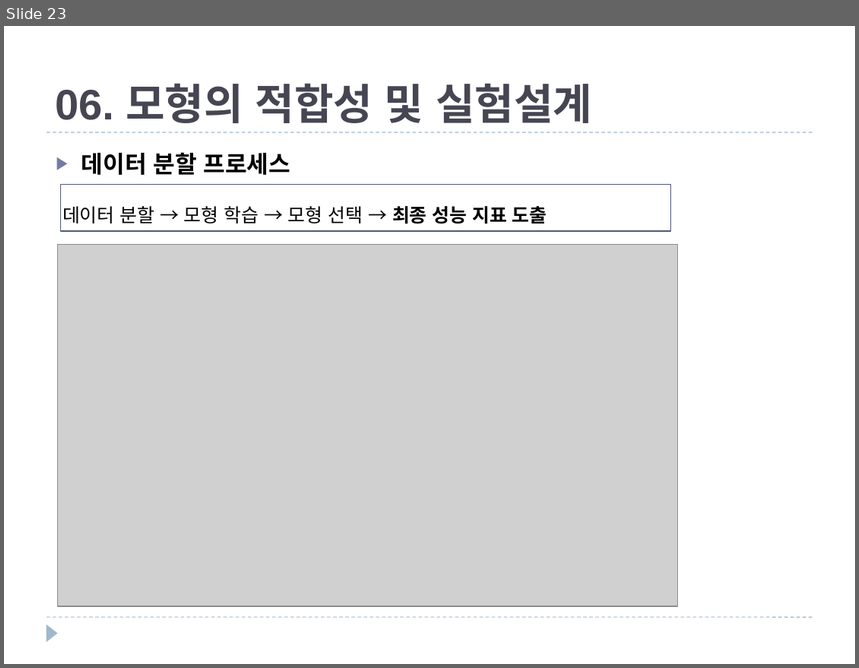
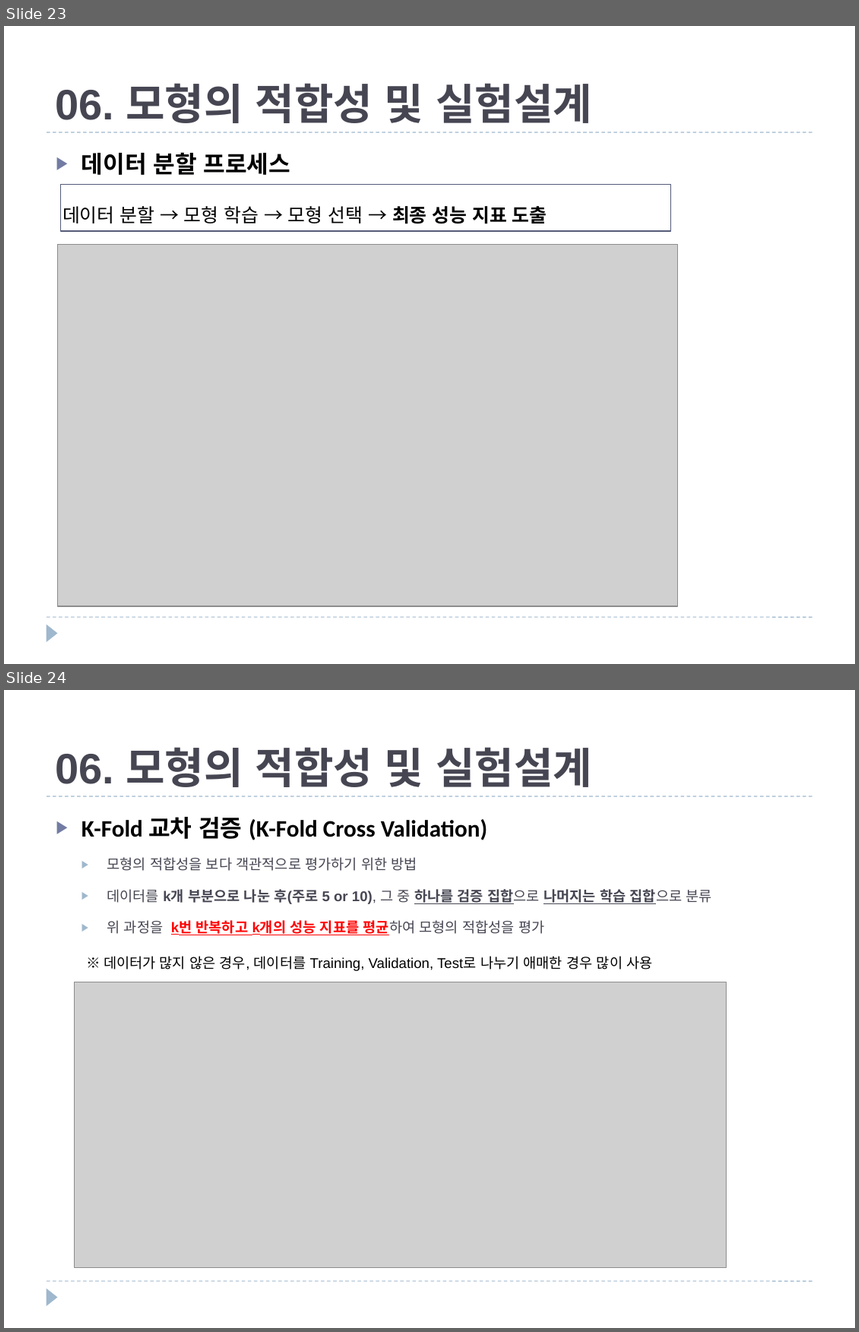
Before and after one commit to JXXA/JXXAGit, a slide deck: Machine Learning 개념과 종류.pptx. Shown one above the other, each under a label of ours: slide 23 before the commit, slides 23 and 24 after it. The pictures are 859x668 and 859x1332 pixels, drawn with LibreOffice and Linux fonts; fonts in the diff are those of the drawing; grey boxes stand for pictures. Boxes give left, top, right and bottom in pixels: in the first picture for what was removed or moved away, otherwise in the second. Text is boxed around its words. In the diff, an @@ line names an element or a change of style, - is before the commit and + after.

Commit message:
Update Machine Learning 개념과 종류.pptx
2020.10.23 데이터분석 전처리/실험설계 내용 정리

```diff
--- a/Machine Learning 개념과 종류.pptx
+++ b/Machine Learning 개념과 종류.pptx
@@ slide 24 added at (4, 690, 855, 1328), background #FFFFFF; not listed: 3 template elements that a slide beside it also shows @@
@@ title added at (55, 747, 592, 787), 36 pt, text #464653, bold @@
+06. 모형의 적합성 및 실험설계
@@ text added at (82, 817, 712, 936), 12 pt, text #464653, bold @@
+▶ K-Fold 교차 검증 (K-Fold Cross Validation)
+  ▶ 모형의 적합성을 보다 객관적으로 평가하기 위한 방법
+  ▶ 데이터를 k개 부분으로 나눈 후(주로 5 or 10), 그 중 하나를 검증 집합으로 나머지는 학습 집합으로 분류
+  ▶ 위 과정을 k번 반복하고 k개의 성능 지표를 평균하여 모형의 적합성을 평가
@@ text added at (104, 956, 652, 971), 12 pt, text #000000 @@
+※ 데이터가 많지 않은 경우, 데이터를 Training, Validation, Test로 나누기 애매한 경우 많이 사용
@@ picture added at (75, 983, 727, 1268) @@
```
Also in this commit, not shown: 1 slide changed, 5 other slides added.
